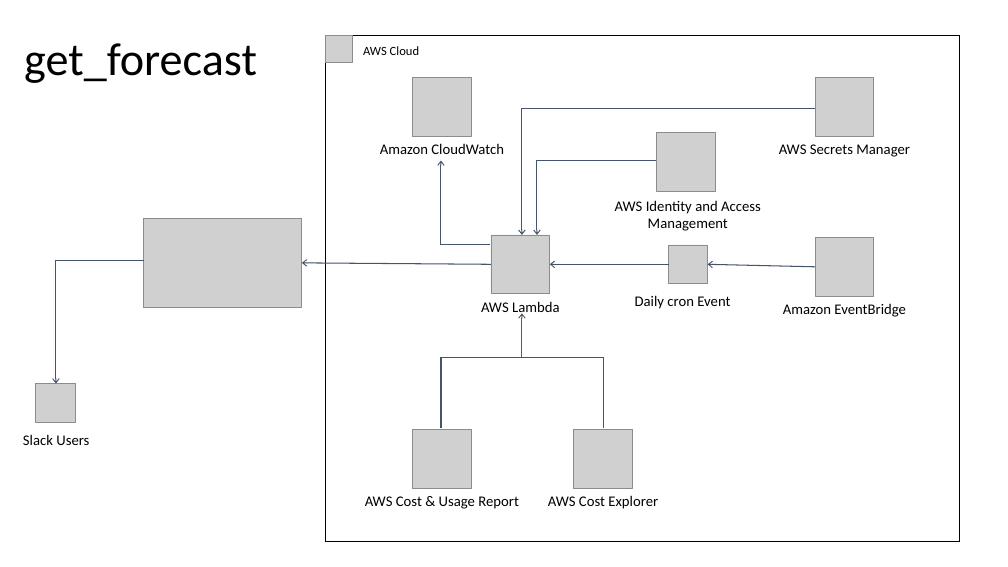
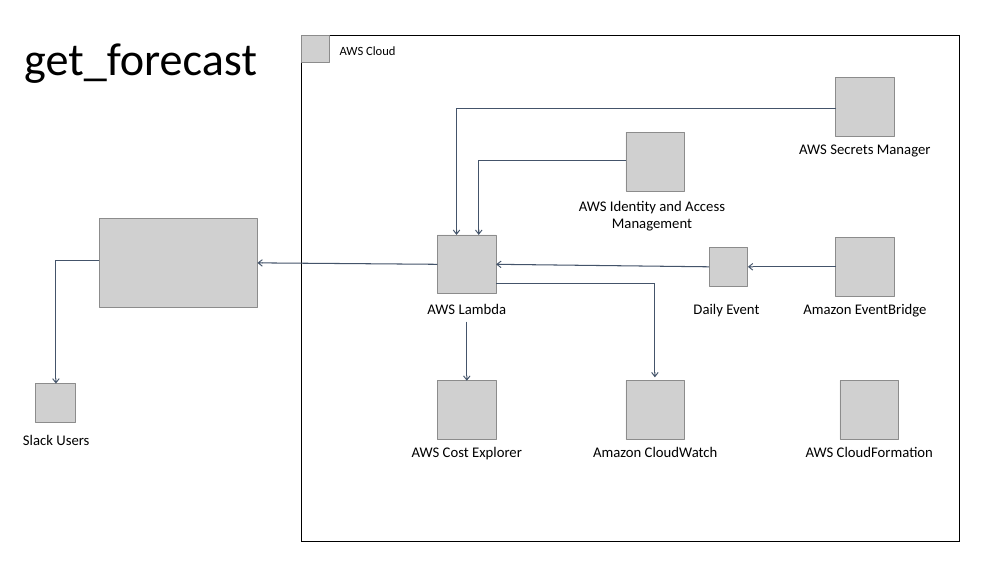
Before and after one commit to jimzucker/aws-forecast, a slide deck: slide 1 of images/aws_architecture.pptx. Drawn at 1008x567 pixels with LibreOffice and Linux fonts; fonts in the diff are those of the drawing; grey boxes stand for pictures. Boxes give left, top, right and bottom in pixels: in the first picture for what was removed or moved away, otherwise in the second. Text is boxed around its words. In the diff, an @@ line names an element or a change of style, - is before the commit and + after.

```diff
--- a/images/aws_architecture.pptx
+++ b/images/aws_architecture.pptx
@@ rectangle "AWS Cloud": place and size @@
-rectangle "AWS Cloud" at <box>325,36,960,542</box>
+rectangle "AWS Cloud" at <box>302,36,960,542</box>
@@ picture: place and size @@
-picture at <box>325,36,352,63</box>
+picture at <box>302,36,329,63</box>
@@ freeform shape: place and size @@
-freeform shape at <box>522,109,816,235</box>
+freeform shape at <box>457,108,836,234</box>
@@ picture: place and size @@
-picture at <box>656,132,715,191</box>
+picture at <box>626,132,685,191</box>
@@ 2 pictures, 2 texts: place and size @@
-2 pictures, 2 texts at <box>779,77,910,317</box>
+2 pictures, 2 texts at <box>799,77,931,317</box>
@@ freeform shape removed at <box>441,161,490,245</box> @@
@@ freeform shape: place and size @@
-freeform shape at <box>537,161,656,235</box>
+freeform shape at <box>478,161,626,235</box>
@@ text "AWS Identity and Access Management": place and size @@
-text "AWS Identity and Access Management" at <box>615,200,761,231</box>
+text "AWS Identity and Access Management" at <box>579,200,725,231</box>
@@ picture: place and size @@
-picture at <box>144,219,302,308</box>
+picture at <box>99,219,257,308</box>
@@ picture: place and size @@
-picture at <box>491,235,550,294</box>
+picture at <box>438,235,497,294</box>
@@ freeform shape: place and size @@
-freeform shape at <box>56,261,143,384</box>
+freeform shape at <box>56,260,99,383</box>
@@ arrow moved from (491, 265) - (302, 263) to (438, 265) - (258, 263) @@
@@ arrow moved from (669, 265) - (550, 265) to (709, 267) - (496, 265) @@
@@ picture: place and size @@
-picture at <box>669,245,708,284</box>
+picture at <box>709,247,748,286</box>
@@ arrow moved from (815, 267) - (708, 265) to (836, 267) - (748, 267) @@
@@ text "AWS Lambda" rewrapped from <box>481,301,559,316</box> to <box>427,303,506,314</box> @@
@@ freeform shape at <box>496,284,655,377</box>: rotation 270 to 90 degrees; outline redrawn @@
@@ arrow moved from (522, 358) - (522, 313) to (467, 321) - (467, 381) @@
@@ arrow (467, 321) - (467, 381): stroke #545B64 1 pt to #44546A 1 pt @@
@@ text at <box>693,303,759,317</box>: text changed @@
-Daily cron Event
+Daily Event
@@ picture: place and size @@
-picture at <box>574,430,633,488</box>
+picture at <box>438,381,497,440</box>
@@ picture: place and size @@
-picture at <box>413,77,472,136</box>
+picture at <box>626,381,685,440</box>
@@ picture added at <box>840,381,899,440</box> @@
@@ text "AWS Cost Explorer": place and size @@
-text "AWS Cost Explorer" at <box>548,495,658,509</box>
+text "AWS Cost Explorer" at <box>412,447,522,460</box>
@@ picture removed at <box>413,430,472,488</box> @@
@@ text "Amazon CloudWatch": place and size @@
-text "Amazon CloudWatch" at <box>380,143,504,154</box>
+text "Amazon CloudWatch" at <box>593,446,718,457</box>
@@ text added at <box>806,446,933,457</box>, 14 pt, text #000000 @@
+AWS CloudFormation
@@ text removed at <box>365,496,519,509</box> @@
-AWS Cost & Usage Report
```
Also in this commit, not shown: 1 other file.
